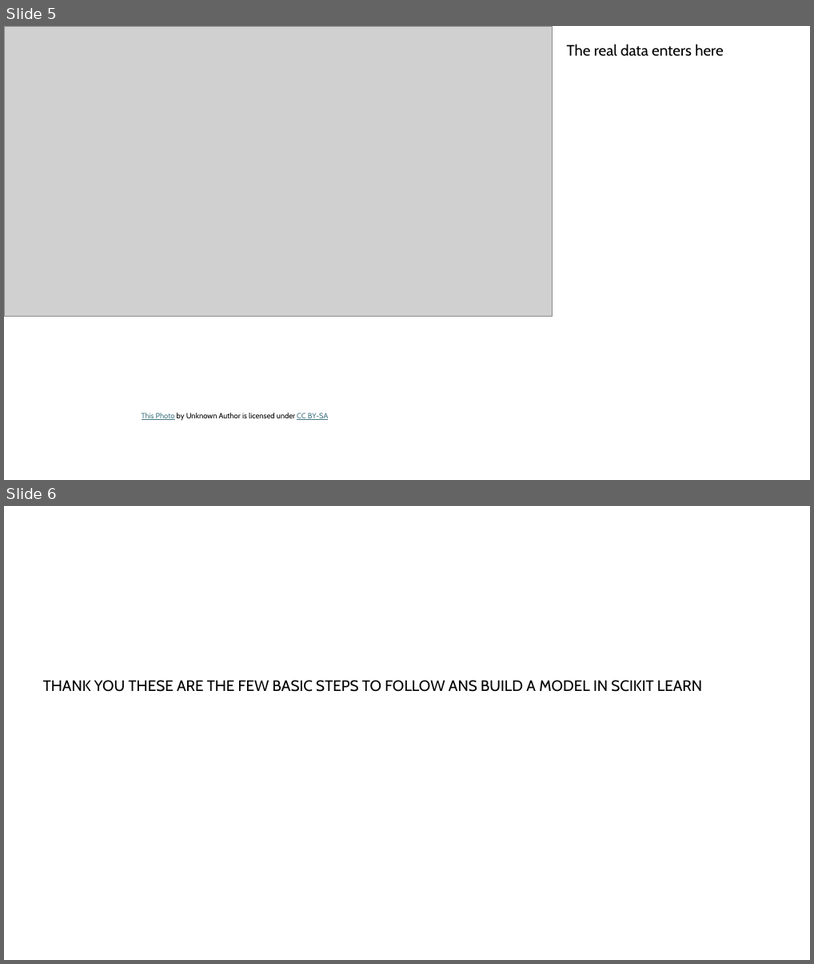
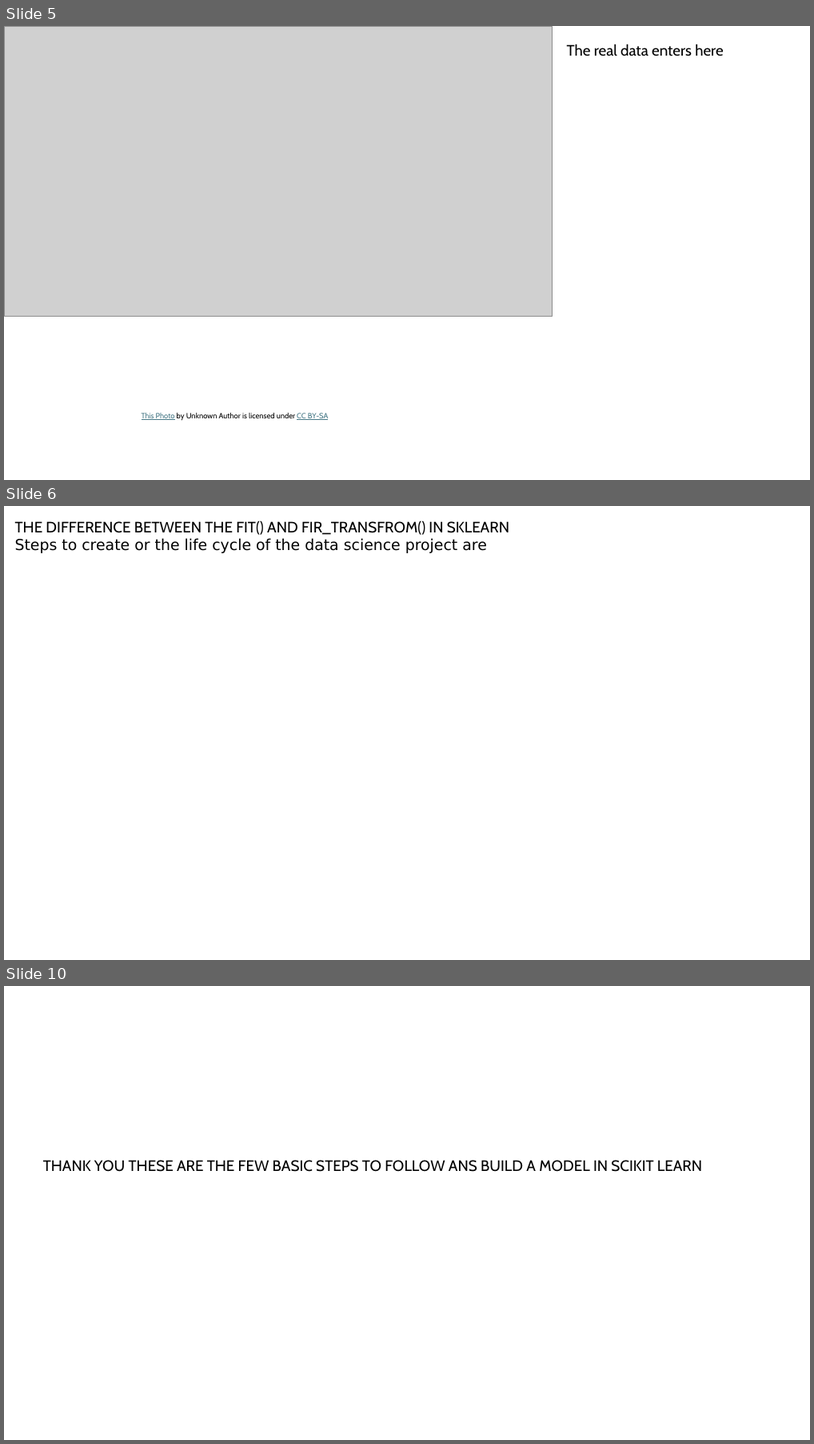
Before and after one commit to BALAJI08953/MACHINE_LEARNING_PROJECTS_BY_PUBLIC_DATASETS_ALL_BUILD_OWN, a slide deck: steps_for_creating_linearmodel.pptx. Shown one above the other, each under a label of ours: slides 5 and 6 before the commit, slides 5, 6 and 10 after it; the slides between them are not shown. The pictures are 814x964 and 814x1444 pixels, drawn with LibreOffice and Linux fonts; fonts in the diff are those of the drawing; grey boxes stand for pictures. Boxes give left, top, right and bottom in pixels: in the first picture for what was removed or moved away, otherwise in the second. Text is boxed around its words. In the diff, an @@ line names an element or a change of style, - is before the commit and + after.

```diff
--- a/steps_for_creating_linearmodel.pptx
+++ b/steps_for_creating_linearmodel.pptx
@@ slide 6 added at <box>4,506,810,960</box>, background #FFFFFF @@
@@ text added at <box>15,520,510,553</box>, 18 pt, text #000000 @@
+THE DIFFERENCE BETWEEN THE FIT() AND FIR_TRANSFROM() IN SKLEARN
+Steps to create or the life cycle of the data science project are
@@ what was slide 6 is now slide 10 @@
```
Also in this commit, not shown: 3 other slides added, 2 other files.
